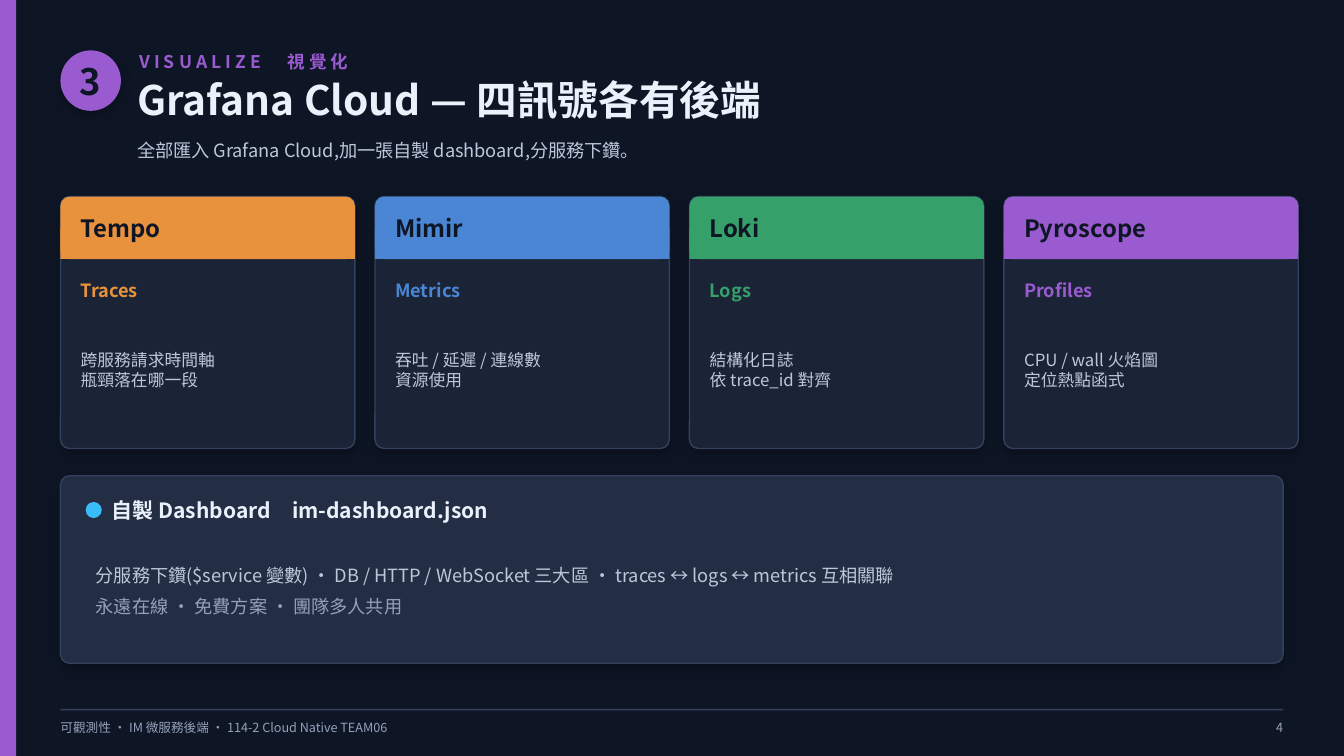
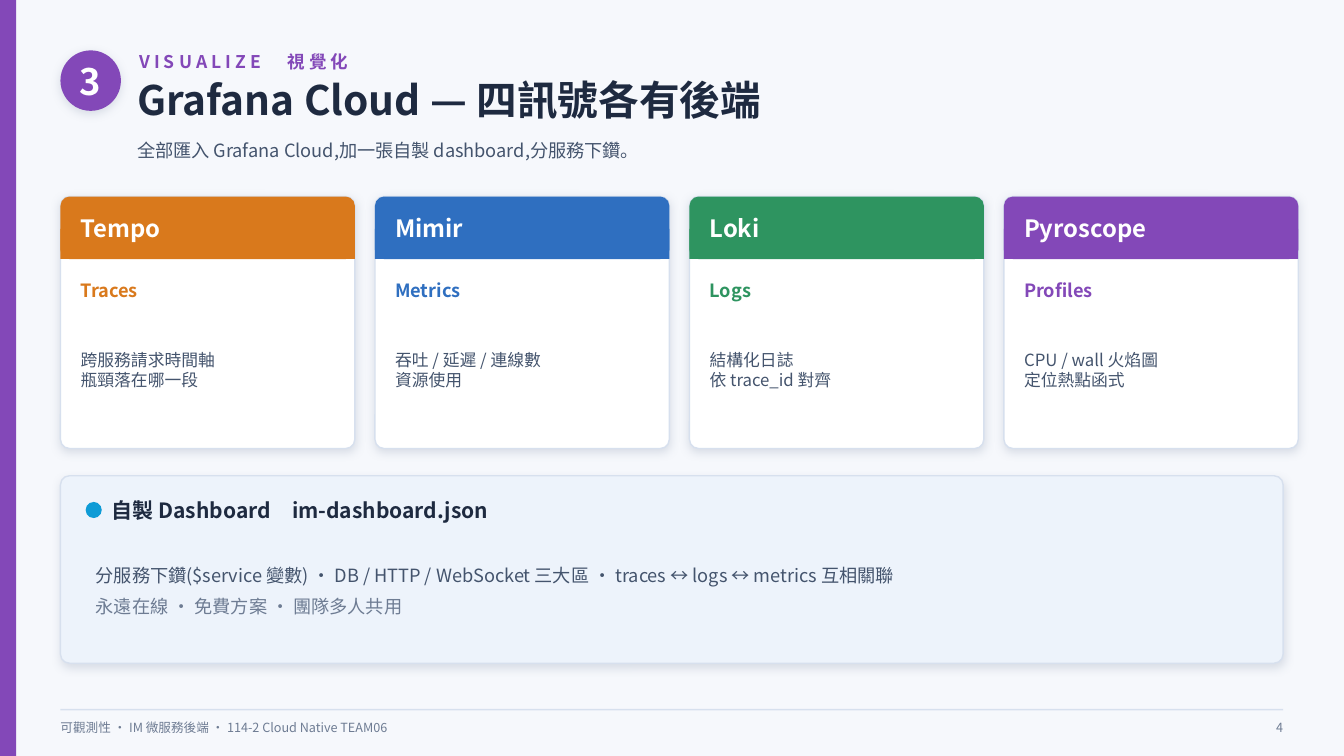
Before and after one commit to 114-2-Cloud-Native-TEAM06/backend-sketch, a slide deck: slide 4 of ops/observability/observability.pptx. Drawn at 1344x756 pixels with LibreOffice and Linux fonts; fonts in the diff are those of the drawing. Boxes give left, top, right and bottom in pixels: in the first picture for what was removed or moved away, otherwise in the second. Text is boxed around its words. In the diff, an @@ line names an element or a change of style, - is before the commit and + after.

Commit message:
docs(observability): switch presentation deck to light theme
Repalette the 7-slide deck to a light/white scheme (dark text on white cards,
colored header bands kept). Re-verified all slides via PowerPoint export.

```diff
--- a/ops/observability/observability.pptx
+++ b/ops/observability/observability.pptx
@@ background #0E1626 to #F6F8FC @@
@@ ellipse at bbox=[60, 50, 121, 111]: fill #9A5BD0 to #8348B8; shadow changed @@
@@ text "VISUALIZE 視覺化" at bbox=[139, 53, 348, 70]: text colour #9A5BD0 to #8348B8 @@
@@ text "Grafana Cloud — 四訊號各有後端" at bbox=[137, 80, 761, 119]: text colour #EAF1FB to #1E2A40 @@
@@ rounded rectangle at bbox=[60, 197, 355, 259]: fill #E8923E to #D9791C @@
@@ fill #1B2436 to #FFFFFF; outline #33415C 1 pt to #D7E0EE 1 pt; shadow changed in 4 elements at bbox=[375, 197, 669, 449], bbox=[690, 197, 984, 449], bbox=[1004, 197, 1299, 449], bbox=[60, 197, 355, 449] @@
@@ rounded rectangle at bbox=[375, 197, 669, 259]: fill #4A86D4 to #2F6FC0 @@
@@ rounded rectangle at bbox=[690, 197, 984, 259]: fill #36A06A to #2E9460 @@
@@ text colour #0E1626 to #FFFFFF in 5 elements at bbox=[80, 67, 101, 96], bbox=[81, 219, 161, 242], bbox=[395, 217, 463, 237], bbox=[710, 217, 760, 238], bbox=[1024, 219, 1146, 243] @@
@@ rectangle at bbox=[60, 229, 355, 259]: fill #E8923E to #D9791C @@
@@ rectangle at bbox=[375, 229, 669, 259]: fill #4A86D4 to #2F6FC0 @@
@@ rectangle at bbox=[690, 229, 984, 259]: fill #36A06A to #2E9460 @@
@@ fill #9A5BD0 to #8348B8 in 3 elements at bbox=[0, 0, 16, 756], bbox=[1004, 197, 1299, 259], bbox=[1004, 229, 1299, 259] @@
@@ text "Traces" at bbox=[81, 283, 138, 298]: text colour #E8923E to #D9791C @@
@@ text "Metrics" at bbox=[395, 282, 460, 298]: text colour #4A86D4 to #2F6FC0 @@
@@ text "Logs" at bbox=[710, 283, 751, 302]: text colour #36A06A to #2E9460 @@
@@ text "Profiles" at bbox=[1024, 282, 1093, 297]: text colour #9A5BD0 to #8348B8 @@
@@ text colour #BCC8DA to #44546D in 5 elements at bbox=[137, 141, 639, 160], bbox=[81, 352, 215, 388], bbox=[395, 352, 541, 388], bbox=[710, 352, 832, 389], bbox=[1024, 352, 1158, 388] @@
@@ rounded rectangle at bbox=[60, 476, 1284, 663]: fill #232E44 to #EDF3FB; outline #33415C 1 pt to #D7E0EE 1 pt; shadow changed @@
@@ ellipse at bbox=[86, 502, 102, 518]: fill #38BDF8 to #0E9BD6 @@
@@ text "自製 Dashboard im-dashboard.json" at bbox=[112, 500, 488, 523]: text colour #EAF1FB to #1E2A40 @@
@@ text "分服務下鑽($service 變數) · DB / ..." at bbox=[96, 566, 894, 615]: text colour #BCC8DA to #44546D in "分服務下鑽($service 變數) · DB / HTTP / ..."; text colour #93A1B8 to #6E7C93 in "永遠在線 · 免費方案 · 團隊多人共用" @@
@@ text "可觀測性 · IM 微服務後端 · ..." at bbox=[60, 721, 387, 733]: text colour #93A1B8 to #6E7C93 @@
@@ line (60, 710) - (1284, 710): stroke #33415C 1 pt to #D7E0EE 1 pt @@
@@ text "4" at bbox=[1276, 723, 1283, 732]: text colour #93A1B8 to #6E7C93 @@
```
Also in this commit, not shown: 6 other slides changed.
